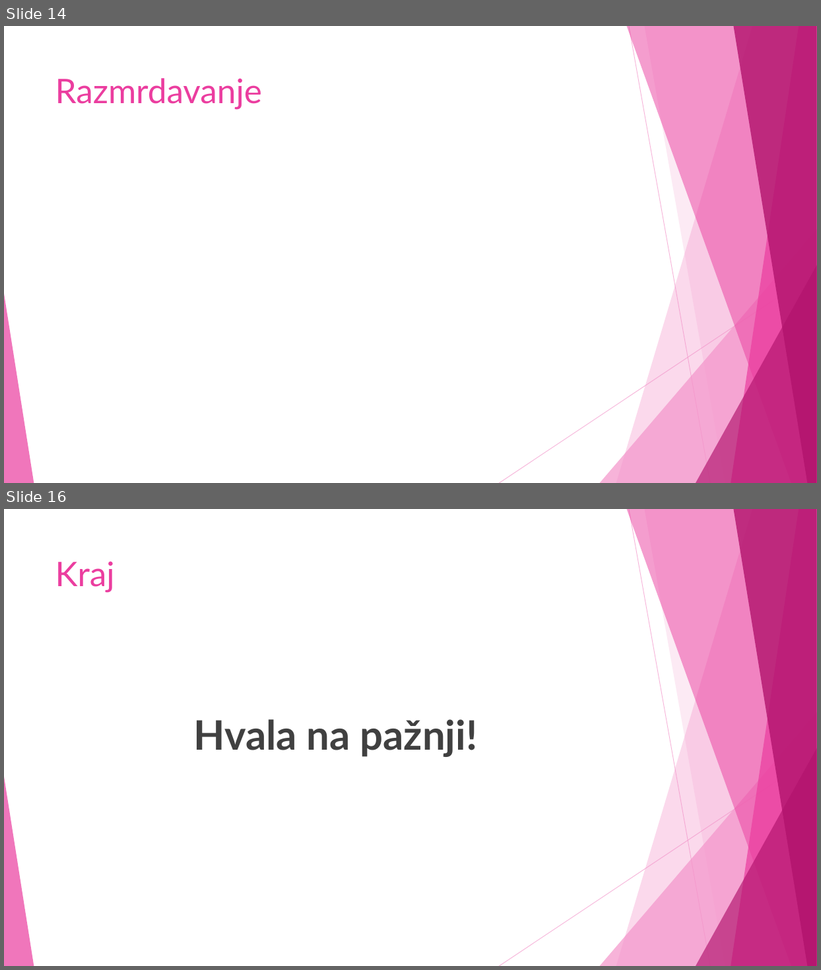
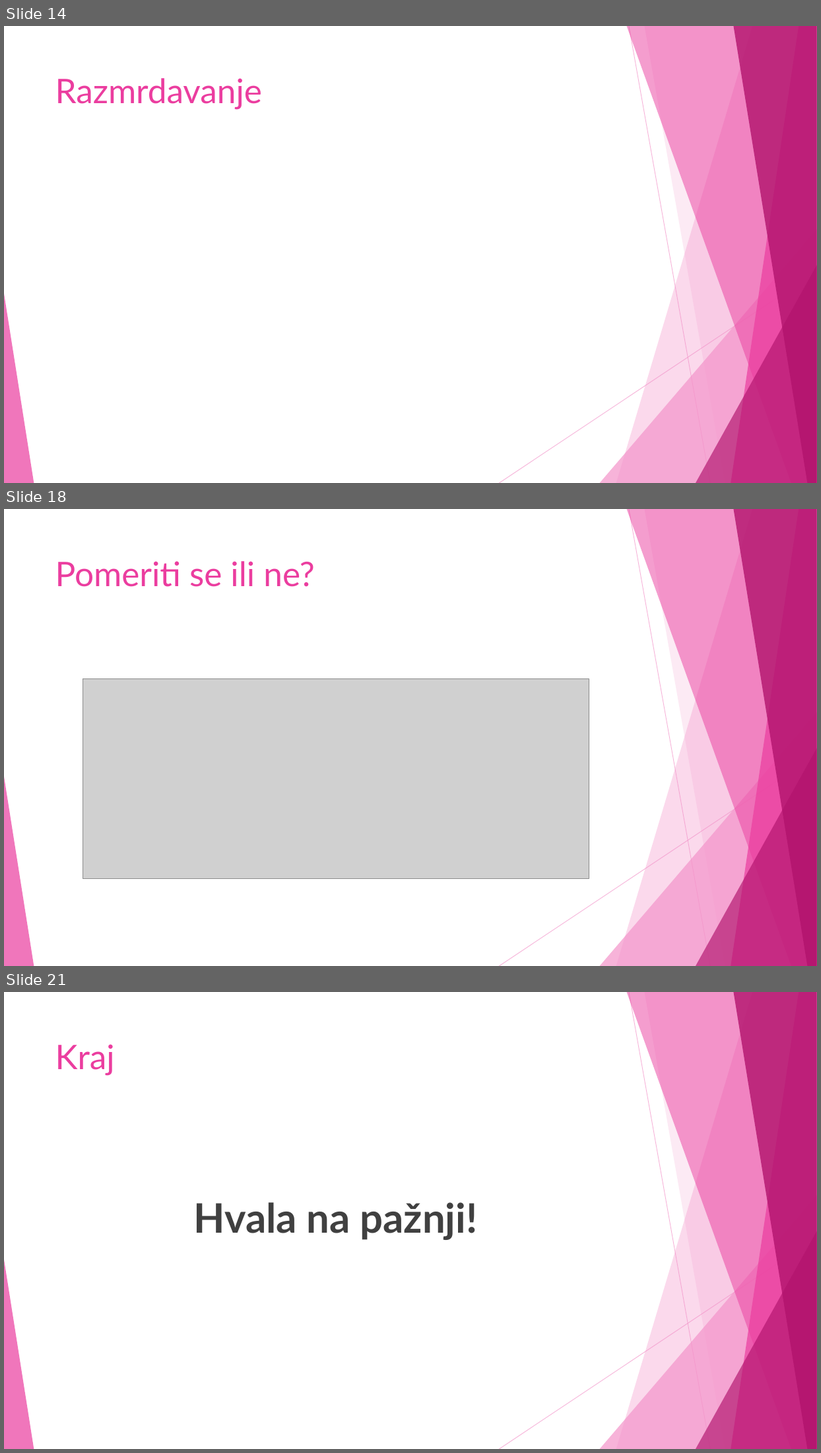
Before and after one commit to NevenaaNikolic/Bandwidth-minimization-problem, a slide deck: Presentation/BMP.ppsx. Shown one above the other, each under a label of ours: slides 14 and 16 before the commit, slides 14, 18 and 21 after it; the slides between them are not shown. The pictures are 821x970 and 821x1453 pixels, drawn with LibreOffice and Linux fonts; fonts in the diff are those of the drawing; grey boxes stand for pictures. Boxes give left, top, right and bottom in pixels: in the first picture for what was removed or moved away, otherwise in the second. Text is boxed around its words. In the diff, an @@ line names an element or a change of style, - is before the commit and + after.

```diff
--- a/Presentation/BMP.ppsx
+++ b/Presentation/BMP.ppsx
@@ slide 18 added at [4, 509, 817, 966], background #FFFFFF; not listed: 10 template elements that a slide beside it also shows @@
@@ title added at [55, 561, 314, 587], 40 pt, text #EB3D9F @@
+Pomeriti se ili ne?
@@ picture added at [83, 679, 589, 879] @@
@@ what was slide 16 is now slide 21 @@
```
Also in this commit, not shown: 2 slides changed, 4 other slides added.
